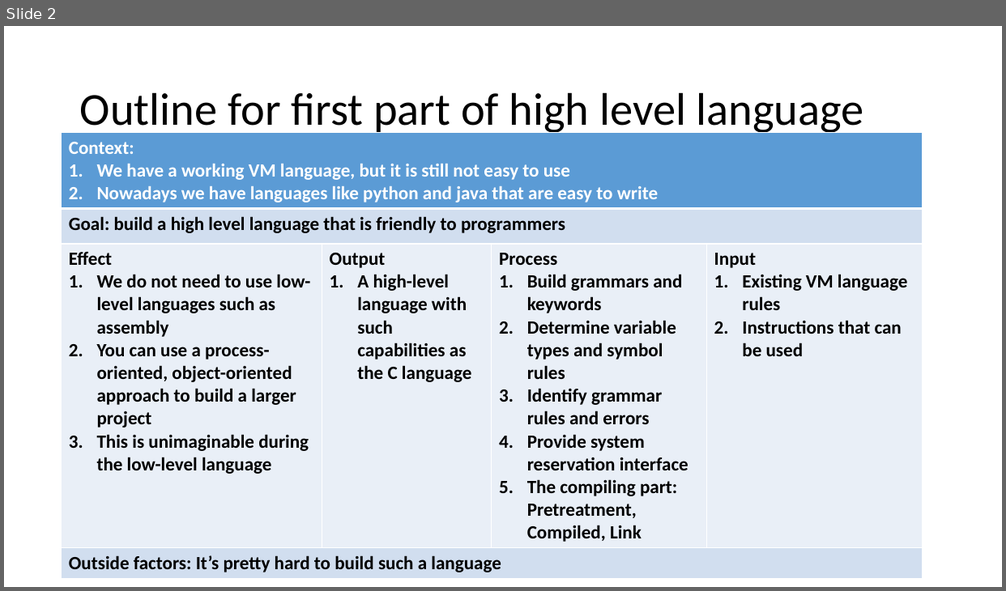
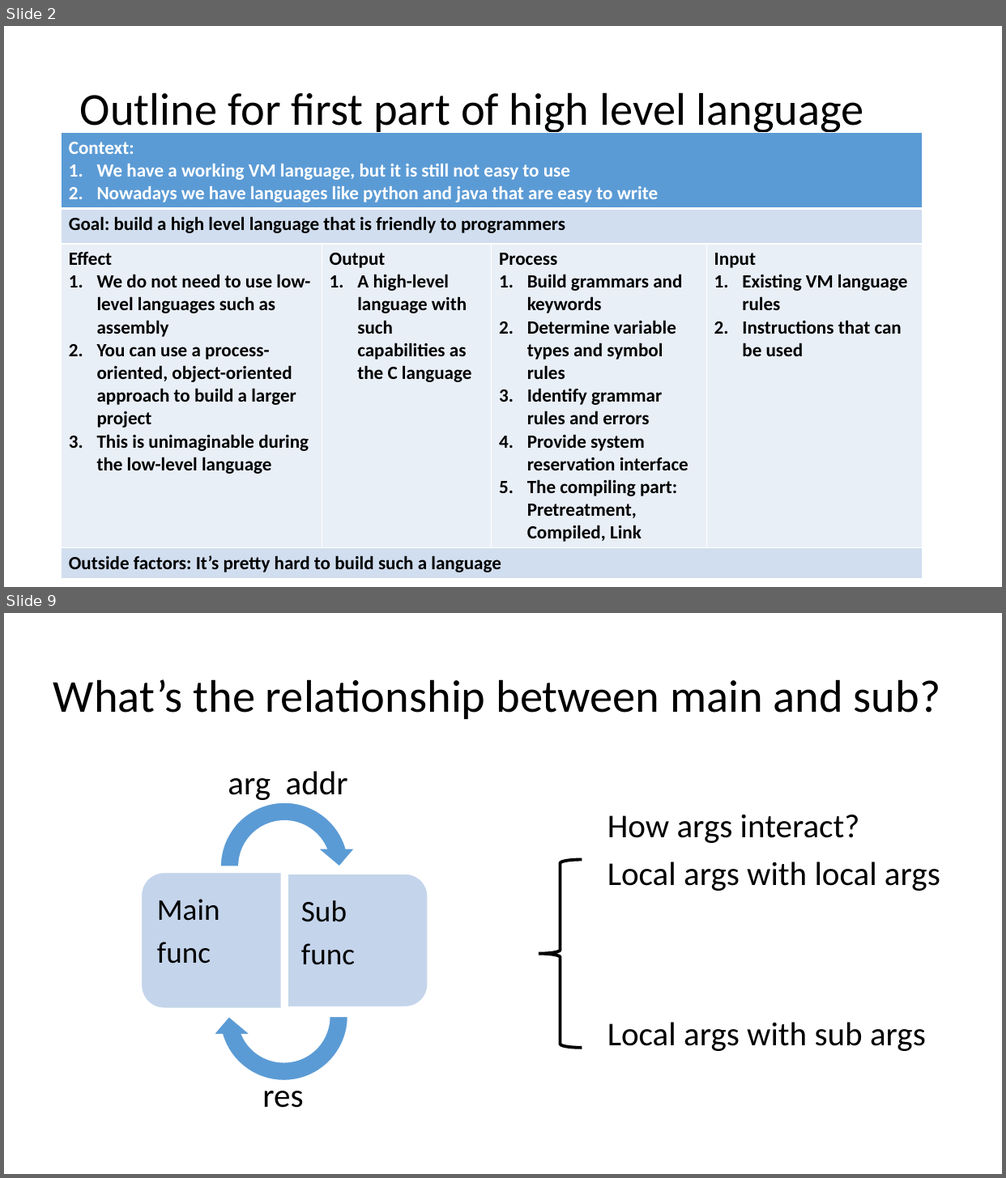
Before and after one commit to LouiValley/System-Design-in-Computational-Thinking-2018-Spring, a slide deck: team1/ppt/pre04.pptx. Shown one above the other, each under a label of ours: slide 2 before the commit, slides 2 and 9 after it; the slides between them are not shown. The pictures are 1006x591 and 1006x1178 pixels, drawn with LibreOffice and Linux fonts; fonts in the diff are those of the drawing. Boxes give left, top, right and bottom in pixels: in the first picture for what was removed or moved away, otherwise in the second. Text is boxed around its words. In the diff, an @@ line names an element or a change of style, - is before the commit and + after.

```diff
--- a/team1/ppt/pre04.pptx
+++ b/team1/ppt/pre04.pptx
@@ slide 9 added at [4,613,1002,1174], background #FFFFFF @@
@@ title added at [53,679,940,719], 44 pt, text #000000 @@
+What’s the relationship between main and sub?
@@ text added at [228,771,348,800], 32 pt, text #000000 @@
+arg addr
@@ text added at [607,814,860,843], 32 pt, text #000000 @@
+How args interact?
@@ left brace added at [539,860,582,1048], outline #000000 3 pt @@
@@ text added at [607,862,940,1051], 32 pt, text #000000 @@
+Local args with local args
+Local args with sub args
@@ group added at [141,794,428,1090]: 2 round same rects, 2 texts, 2 circular arrows @@
+Main
+func
+Sub
+func
@@ text added at [262,1091,303,1108], 32 pt, text #000000 @@
+res
```
Also in this commit, not shown: 12 other slides added, 1 slide removed.
